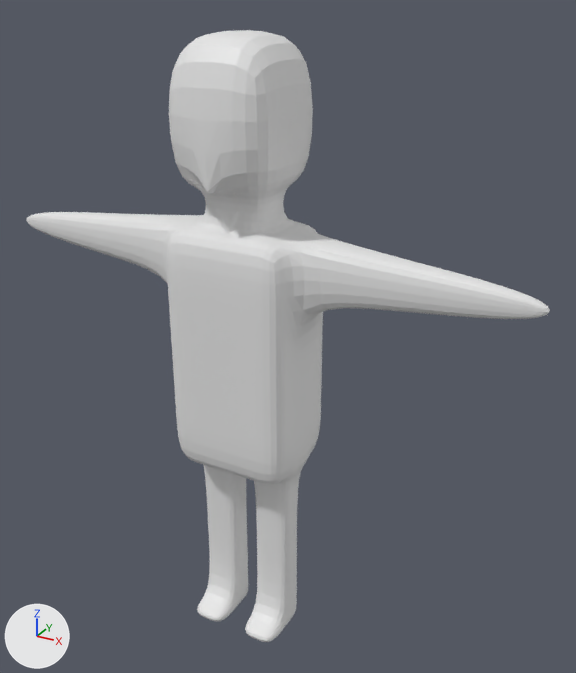
The Blender file introduction/blend/016_003.blend as it was, and as the next commit left it.
Both versions are drawn from a 50 mm lens placed at (7.65, -12.26, 6.58), pointed at (0.6, 0.56, 0.17). The lights are fixed; the arrows at lower left show +X, +Y and +Z.

Objects in the first picture: '立方体'.
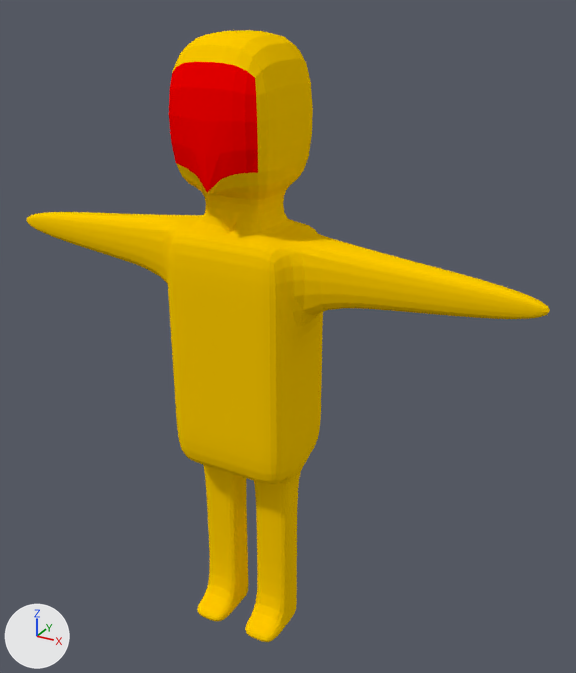
Boxes [x1, y1, x2, y2] around the edits, measured in the pictures (576 x 673 px):
part 1 of me_立方体, recoloured (grey to yellow)
    both: [27, 30, 550, 642]
part 2 of me_立方体, recoloured (grey to red)
    both: [169, 62, 258, 192]

The change, as a list of edits to the scene's bpy script:
```text
Add mat_ffcc00:
    mat_ffcc00 = diffuse_material('FFCC00')
    mat_ffcc00.base_color = (1.0, 0.604, 0.0)  # yellow #ffcc00
Add mat_ff0000:
    mat_ff0000 = diffuse_material('FF0000')
    mat_ff0000.base_color = (1.0, 0.0, 0.0)  # red #ff0000
Change me_立方体:
    where me_立方体.from_pydata(...)  # 236 vertices, 238 faces; spans x -4.45..4.45, y -1.2..1.2, z -2.61..2.35
    used by ob_立方体; location = (0.0, 0.0, 0.0); scale = (1.27, 1.0, 2.51)
    me_立方体 part 1: all 236 faces centred in x -4.45..4.45, y -1.0..1.2, z -2.61..2.35 switch from no material to mat_ffcc00 (yellow #ffcc00)
    me_立方体 part 2: all 2 faces centred in x -0.42..0.42, y -1.2, z 1.84 switch from no material to mat_ff0000 (red #ff0000)
```
